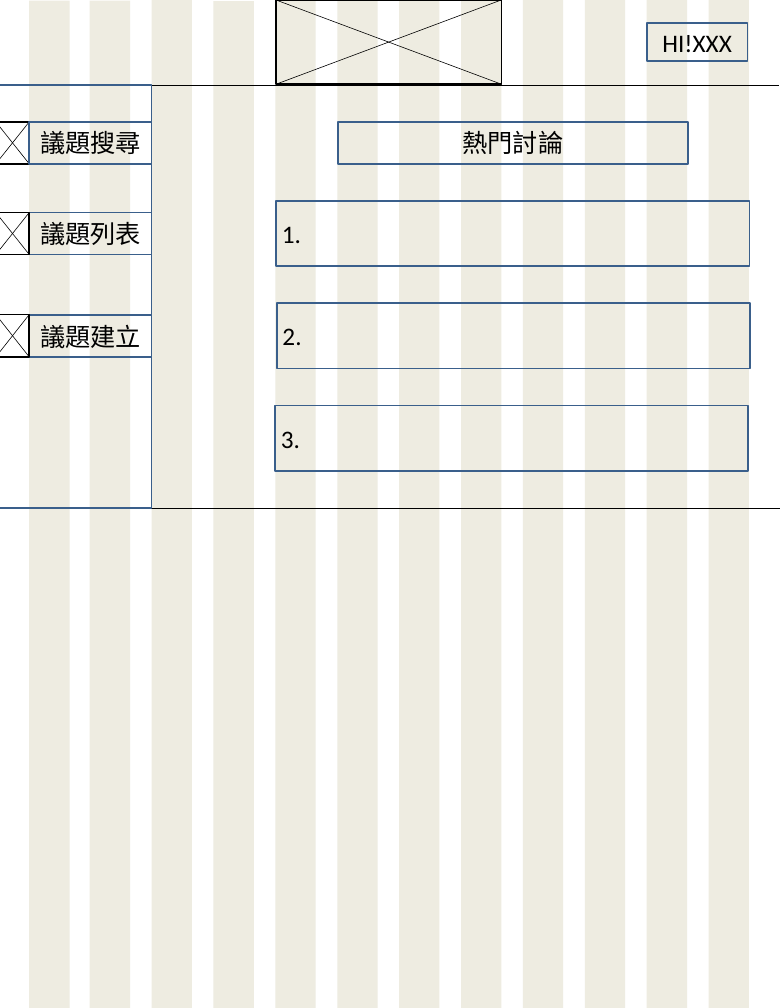
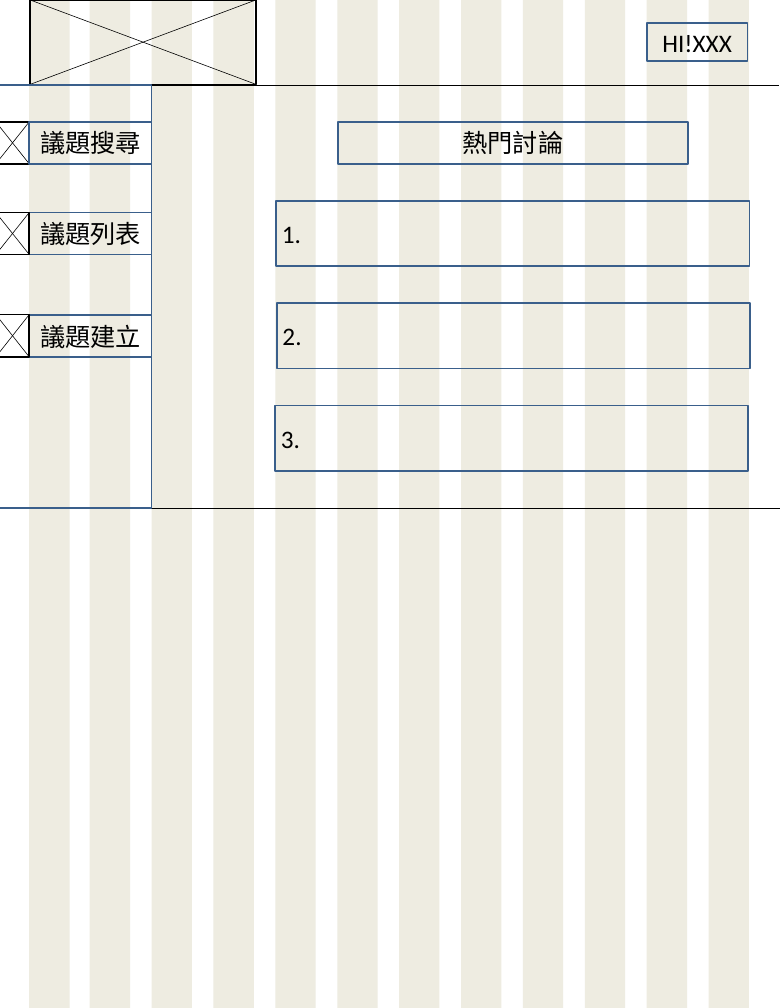
Before and after one commit to s60912frank/F2E-FinalProject, a slide deck: slide 2 of design/Bigsize.pptx. Drawn at 781x1008 pixels with LibreOffice and Linux fonts; fonts in the diff are those of the drawing. Boxes give left, top, right and bottom in pixels: in the first picture for what was removed or moved away, otherwise in the second. Text is boxed around its words. In the diff, an @@ line names an element or a change of style, - is before the commit and + after.

```diff
--- a/design/Bigsize.pptx
+++ b/design/Bigsize.pptx
@@ 2 lines, 1 rectangle moved together from (x1=276, y1=0, x2=502, y2=84) to (x1=30, y1=0, x2=256, y2=84) @@
```
Also in this commit, not shown: 1 other slide changed, 5 slides added.
